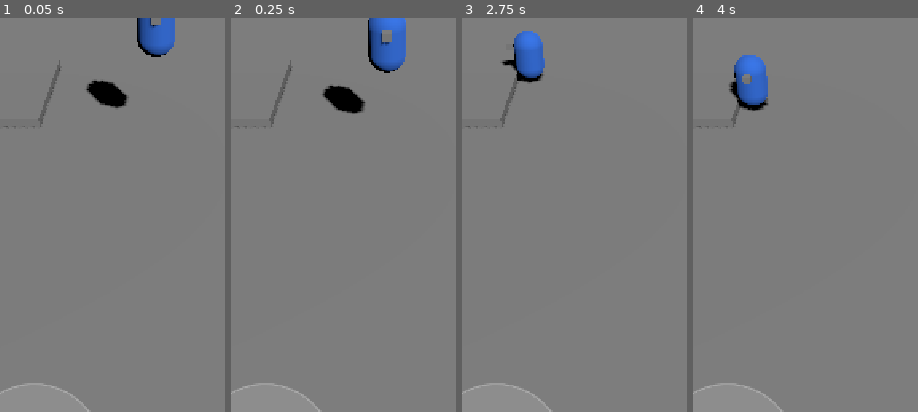
Above: before the commit, frames 1-4 (left to right).
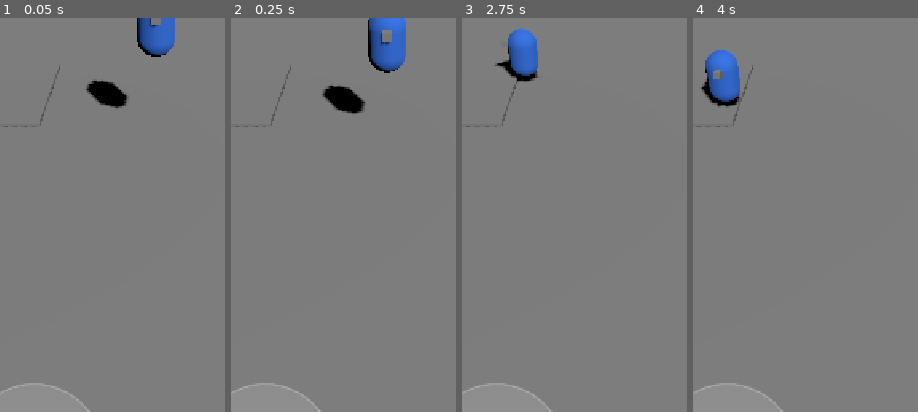
Above: after the commit, the same moments.

Repository: talha24052050/unipet
Game: Godot game, scene res://scenes/main.tscn
Two runs of this game, one before a commit and one after it. Both use one fixed random seed, a clock stepped at 60 frames per second and the inputs below.
Inputs (mouse positions are % of the whole screen's width and height, from its top left):
- Up to frame 1 (0.05 s): no input
- Up to frame 2 (0.25 s): no input
- Up to frame 3 (2.75 s): move the mouse to (45, 70) at 0.52 s; hold Up (ui_up) 0.53-1.25 s; click (45, 70) at 0.67 s; drag from (80, 64) to (45, 70) at 1.27 s; tap Enter at 2 s; move the mouse to (20, 34) at 2.02 s; hold Left (ui_left) from 2.03 s (still down)
- Up to frame 4 (4 s): release Left (ui_left) at 2.75 s; drag from (55, 49) to (20, 34) at 2.77 s; tap Space at 3.5 s; move the mouse to (35, 24) at 3.52 s; hold Down (ui_down) from 3.53 s (still down)
The pictures show only the part of the screen within x 15-65%, y 32-82%; the shares and areas given below are measured in that part.

The runs differ from the first frame. In frame 1, 0.2% of the frame differs, in the area x 7-27%, y 10-28%; in frame 2, 0.2%; in frame 3, 1.3%; in frame 4, 3.5%, in the area x 3-34%, y 8-28%.

Commit message:
1.3: dokun-yürü (NavigationAgent3D, açılışta pişirilen navmesh, hedef işareti, joystick iptali)

Diff:
--- a/game/project.godot
+++ b/game/project.godot
@@ -33,6 +33,10 @@
 
 pointing/emulate_touch_from_mouse=true
 
+[navigation]
+
+3d/default_cell_height=0.05
+
 [rendering]
 
 renderer/rendering_method="mobile"
--- a/game/scenes/main.tscn
+++ b/game/scenes/main.tscn
@@ -3,6 +3,40 @@
 [ext_resource type="PackedScene" path="res://scenes/player.tscn" id="1"]
 [ext_resource type="Script" path="res://src/player/virtual_joystick.gd" id="2"]
 [ext_resource type="Script" path="res://src/player/player_controller.gd" id="3"]
+[ext_resource type="Script" path="res://src/world/runtime_nav_region.gd" id="4"]
+
+[sub_resource type="NavigationMesh" id="navmesh"]
+geometry_parsed_geometry_type = 1
+cell_height = 0.05
+agent_height = 1.25
+agent_radius = 0.5
+agent_max_climb = 0.1
+
+[sub_resource type="BoxShape3D" id="ground_shape"]
+size = Vector3(40, 0.2, 40)
+
+[sub_resource type="BoxMesh" id="ground_mesh"]
+size = Vector3(40, 0.2, 40)
+
+[sub_resource type="BoxShape3D" id="ramp_shape"]
+size = Vector3(3, 0.2, 5)
+
+[sub_resource type="BoxMesh" id="ramp_mesh"]
+size = Vector3(3, 0.2, 5)
+
+[sub_resource type="BoxShape3D" id="step_shape"]
+size = Vector3(3, 0.2, 3)
+
+[sub_resource type="BoxMesh" id="step_mesh"]
+size = Vector3(3, 0.2, 3)
+
+[sub_resource type="TorusMesh" id="marker_mesh"]
+inner_radius = 0.25
+outer_radius = 0.35
+
+[sub_resource type="StandardMaterial3D" id="marker_mat"]
+shading_mode = 0
+albedo_color = Color(1, 0.85, 0.2, 1)
 
 [node name="Main" type="Node3D" unique_id=1159132603]
 
@@ -13,20 +47,39 @@
 transform = Transform3D(0.866025, -0.353553, 0.353553, 0, 0.707107, 0.707107, -0.5, -0.612372, 0.612372, 0, 10, 0)
 shadow_enabled = true
 
-[node name="Ground" type="CSGBox3D" parent="." unique_id=935100175]
-transform = Transform3D(1, 0, 0, 0, 1, 0, 0, 0, 1, -0.015909672, -4.7683716e-07, -0.01610756)
-use_collision = true
-size = Vector3(40, 0.2, 40)
+[node name="World" type="NavigationRegion3D" parent="."]
+navigation_mesh = SubResource("navmesh")
+script = ExtResource("4")
 
-[node name="Ramp" type="CSGBox3D" parent="." unique_id=983468595]
+[node name="Ground" type="StaticBody3D" parent="World"]
+
+[node name="Shape" type="CollisionShape3D" parent="World/Ground"]
+shape = SubResource("ground_shape")
+
+[node name="Mesh" type="MeshInstance3D" parent="World/Ground"]
+mesh = SubResource("ground_mesh")
+
+[node name="Ramp" type="StaticBody3D" parent="World"]
 transform = Transform3D(1, 0, 0, 0, 0.965926, 0.258819, 0, -0.258819, 0.965926, 4, 0.4, -2)
-use_collision = true
-size = Vector3(3, 0.2, 5)
 
-[node name="Step" type="CSGBox3D" parent="." unique_id=1988601145]
-transform = Transform3D(1, 0, 0, 0, 1, 0, 0, 0, 1, -4, 0.2, -2)
-use_collision = true
-size = Vector3(3, 0.2, 3)
+[node name="Shape" type="CollisionShape3D" parent="World/Ramp"]
+shape = SubResource("ramp_shape")
+
+[node name="Mesh" type="MeshInstance3D" parent="World/Ramp"]
+mesh = SubResource("ramp_mesh")
+
+[node name="Step" type="StaticBody3D" parent="World"]
+transform = Transform3D(1, 0, 0, 0, 1, 0, 0, 0, 1, -4, 0.1, -2)
+
+[node name="Shape" type="CollisionShape3D" parent="World/Step"]
+shape = SubResource("step_shape")
+
+[node name="Mesh" type="MeshInstance3D" parent="World/Step"]
+mesh = SubResource("step_mesh")
+
+[node name="TapMarker" type="MeshInstance3D" parent="."]
+mesh = SubResource("marker_mesh")
+surface_material_override/0 = SubResource("marker_mat")
 
 [node name="Player" parent="." unique_id=270815988 instance=ExtResource("1")]
 transform = Transform3D(1, 0, 0, 0, 1, 0, 0, 0, 1, 0, 2, 0)
@@ -42,8 +95,10 @@
 mouse_filter = 2
 script = ExtResource("2")
 
-[node name="PlayerController" type="Node" parent="." node_paths=PackedStringArray("player", "joystick", "camera")]
+[node name="PlayerController" type="Node" parent="." node_paths=PackedStringArray("player", "joystick", "camera", "agent", "marker")]
 script = ExtResource("3")
 player = NodePath("../Player")
 joystick = NodePath("../UI/Joystick")
 camera = NodePath("../Camera3D")
+agent = NodePath("../Player/NavAgent")
+marker = NodePath("../TapMarker")
--- a/game/scenes/player.tscn
+++ b/game/scenes/player.tscn
@@ -31,3 +31,10 @@
 [node name="Nose" type="MeshInstance3D" parent="."]
 transform = Transform3D(1, 0, 0, 0, 1, 0, 0, 0, 1, 0, 0.85, 0.38)
 mesh = SubResource("nose")
+
+[node name="NavAgent" type="NavigationAgent3D" parent="."]
+path_desired_distance = 0.4
+target_desired_distance = 0.3
+path_height_offset = 0.1
+radius = 0.35
+height = 1.2
--- a/game/src/core/config.gd
+++ b/game/src/core/config.gd
@@ -31,3 +31,9 @@
 ## Joystick'in dokunuş kabul ettiği bölge: ekranın sol-alt kısmı (oran).
 const JOYSTICK_ZONE_WIDTH: float = 0.5
 const JOYSTICK_ZONE_HEIGHT: float = 0.4
+
+## Dokun-yürü: bu sınırların altındaki dokunuş "tıklama" sayılır (daha uzunu kamera sürüklemesi).
+const TAP_MAX_MOVE_PX: float = 24.0
+const TAP_MAX_DURATION_S: float = 0.35
+## Raycast uzunluğu (metre).
+const TAP_RAY_LENGTH: float = 200.0
--- a/game/src/player/player_controller.gd
+++ b/game/src/player/player_controller.gd
@@ -1,9 +1,30 @@
 extends Node
-## Girişleri (joystick, debug klavye) kamera yönüne göre dünya yönüne çevirip oyuncuya verir.
+## Girişleri oyuncu hareketine çevirir:
+## - joystick / debug klavye: kamera yönüne göre dünya yönü
+## - dokun-yürü: zemine kısa dokunuş → NavigationAgent3D ile hedefe yürü
+## Joystick'e dokunmak veya klavye dokun-yürüyü iptal eder.
+
+signal destination_set(point: Vector3)
+signal destination_cleared
 
 @export var player: CharacterBody3D
 @export var joystick: Control
 @export var camera: Camera3D
+@export var agent: NavigationAgent3D
+## Hedef işareti (isteğe bağlı).
+@export var marker: Node3D
+
+var _navigating: bool = false
+var _touch_index: int = -1
+var _touch_start_pos: Vector2 = Vector2.ZERO
+var _touch_start_time: float = 0.0
+
+
+func _ready() -> void:
+	if joystick != null and joystick.has_signal("touch_started"):
+		joystick.connect("touch_started", clear_destination)
+	if marker != null:
+		marker.visible = false
 
 
 func _process(_delta: float) -> void:
@@ -12,8 +33,85 @@
 	var input: Vector2 = joystick.get("value") if joystick != null else Vector2.ZERO
 	if input == Vector2.ZERO and OS.is_debug_build():
 		input = Input.get_vector("ui_left", "ui_right", "ui_up", "ui_down")
-	var yaw: float = camera.global_rotation.y if camera != null else 0.0
-	player.set("move_input", screen_to_world(input, yaw))
+
+	if input != Vector2.ZERO:
+		clear_destination()
+		var yaw: float = camera.global_rotation.y if camera != null else 0.0
+		player.set("move_input", screen_to_world(input, yaw))
+	elif _navigating:
+		player.set("move_input", _follow_path())
+	else:
+		player.set("move_input", Vector3.ZERO)
+
+
+func _unhandled_input(event: InputEvent) -> void:
+	if not event is InputEventScreenTouch:
+		return
+	var t: InputEventScreenTouch = event
+	var now: float = Time.get_ticks_msec() / 1000.0
+	if t.pressed:
+		if _touch_index == -1:
+			_touch_index = t.index
+			_touch_start_pos = t.position
+			_touch_start_time = now
+	elif t.index == _touch_index:
+		_touch_index = -1
+		if is_tap(_touch_start_pos, t.position, now - _touch_start_time):
+			_try_walk_to_screen_point(t.position)
+
+
+func set_destination(point: Vector3) -> void:
+	if agent == null:
+		return
+	agent.target_position = point
+	_navigating = true
+	if marker != null:
+		marker.global_position = point
+		marker.visible = true
+	destination_set.emit(point)
+
+
+func clear_destination() -> void:
+	if not _navigating:
+		return
+	_navigating = false
+	if marker != null:
+		marker.visible = false
+	destination_cleared.emit()
+
+
+func is_navigating() -> bool:
+	return _navigating
+
+
+func _follow_path() -> Vector3:
+	if agent.is_navigation_finished():
+		clear_destination()
+		return Vector3.ZERO
+	return direction_to(player.global_position, agent.get_next_path_position())
+
+
+func _try_walk_to_screen_point(screen_pos: Vector2) -> void:
+	if camera == null:
+		return
+	var from: Vector3 = camera.project_ray_origin(screen_pos)
+	var to: Vector3 = from + camera.project_ray_normal(screen_pos) * Config.TAP_RAY_LENGTH
+	var query: PhysicsRayQueryParameters3D = PhysicsRayQueryParameters3D.create(from, to)
+	query.exclude = [player.get_rid()]
+	var hit: Dictionary = camera.get_world_3d().direct_space_state.intersect_ray(query)
+	if not hit.is_empty():
+		set_destination(hit["position"])
+
+
+## Kısa ve az hareketli dokunuş mu? (Uzun/sürüklenen dokunuş kamera içindir.)
+static func is_tap(start: Vector2, end: Vector2, duration: float) -> bool:
+	return duration <= Config.TAP_MAX_DURATION_S and start.distance_to(end) <= Config.TAP_MAX_MOVE_PX
+
+
+## XZ düzleminde hedefe doğru birim yön (yükseklik farkı yok sayılır).
+static func direction_to(from: Vector3, to: Vector3) -> Vector3:
+	var d: Vector3 = Vector3(to.x - from.x, 0.0, to.z - from.z)
+	return d.normalized() if d.length() > 0.01 else Vector3.ZERO
 
 
 ## Ekran yönü (x sağ, y aşağı) → kameranın baktığı yöne göre XZ düzleminde dünya yönü.
--- /dev/null
+++ b/game/src/world/runtime_nav_region.gd
@@ -0,0 +1,9 @@
+extends NavigationRegion3D
+## Çocuk geometriden navigation mesh'i açılışta üretir (greybox için yeterli).
+## Kalıcı haritada (Parça 5) editörde pişirilmiş mesh kullanılacak.
+
+
+func _ready() -> void:
+	# CSG şekilleri ilk karede oluşur; ondan sonra pişir.
+	await get_tree().process_frame
+	bake_navigation_mesh(false)
--- a/game/tests/test_joystick.gd
+++ b/game/tests/test_joystick.gd
@@ -61,3 +61,22 @@
 	if not turned.is_equal_approx(Vector3(-1, 0, 0)):
 		return "dönük kamerada ileri yanlış: %s" % turned
 	return ""
+
+
+func test_tap_vs_drag() -> String:
+	if not Controller.is_tap(Vector2(100, 100), Vector2(105, 102), 0.1):
+		return "kısa dokunuş tıklama sayılmadı"
+	if Controller.is_tap(Vector2(100, 100), Vector2(200, 100), 0.1):
+		return "sürükleme tıklama sayıldı"
+	if Controller.is_tap(Vector2(100, 100), Vector2(100, 100), 1.0):
+		return "uzun basma tıklama sayıldı"
+	return ""
+
+
+func test_direction_to_ignores_height() -> String:
+	var d: Vector3 = Controller.direction_to(Vector3(0, 0, 0), Vector3(3, 5, 4))
+	if not d.is_equal_approx(Vector3(0.6, 0, 0.8)):
+		return "yön yanlış: %s" % d
+	if Controller.direction_to(Vector3.ONE, Vector3.ONE) != Vector3.ZERO:
+		return "hedefteyken sıfır olmalı"
+	return ""
Not shown, added: game/src/world/runtime_nav_region.gd.uid
Not shown, changed: docs/ROADMAP.md
